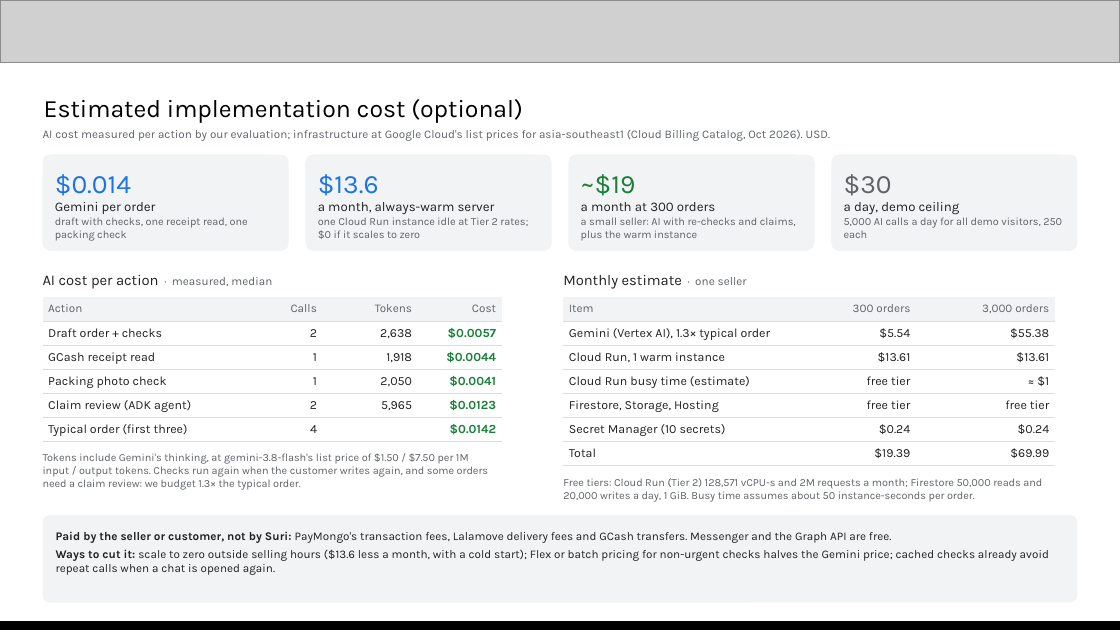
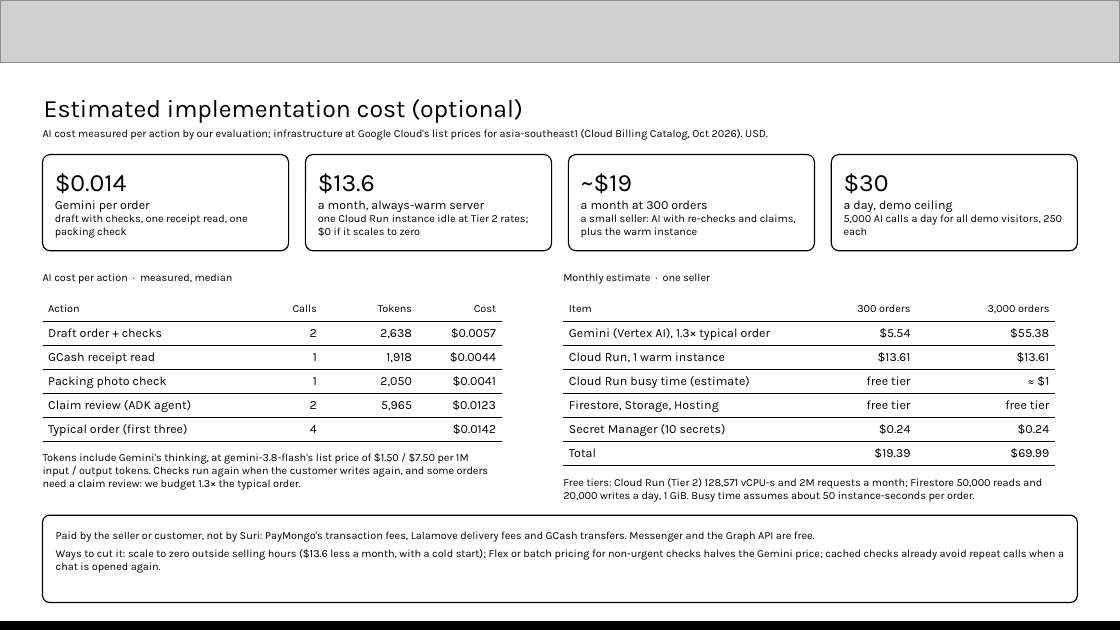
Before and after one commit to kevsoriano/servermaya, a slide deck: slide 10 of docs/Submission Template _ AI Builder Cup.pptx. Drawn at 1120x630 pixels with LibreOffice and Linux fonts; fonts in the diff are those of the drawing; grey boxes stand for pictures. Boxes give left, top, right and bottom in pixels: in the first picture for what was removed or moved away, otherwise in the second. Text is boxed around its words. In the diff, an @@ line names an element or a change of style, - is before the commit and + after.

```diff
--- a/docs/Submission Template _ AI Builder Cup.pptx
+++ b/docs/Submission Template _ AI Builder Cup.pptx
@@ text "AI cost measured per action ..." at <box>43,129,768,140</box>: size 7.5 to 7 pt, text colour #5F6368 to #000000 @@
@@ rounded rectangle "$0.014" at <box>43,155,289,251</box>: size 17 to 16 pt, text colour #1A73E8 to #000000 in "$0.014"; size 8.5 to 8 pt, text colour #202124 to #000000 in "Gemini per order"; text colour #5F6368 to #000000 in "draft with checks, one receipt read, one ..."; fill #F1F3F4 to none; outline none to #000000 0.75 pt @@
@@ rounded rectangle "$13.6" at <box>306,155,552,251</box>: size 17 to 16 pt, text colour #1A73E8 to #000000 in "$13.6"; size 8.5 to 8 pt, text colour #202124 to #000000 in "a month, always-warm server"; text colour #5F6368 to #000000 in "one Cloud Run instance idle at Tier ..."; fill #F1F3F4 to none; outline none to #000000 0.75 pt @@
@@ rounded rectangle "~$19" at <box>569,155,815,251</box>: size 17 to 16 pt, text colour #188038 to #000000 in "~$19"; size 8.5 to 8 pt, text colour #202124 to #000000 in "a month at 300 orders"; text colour #5F6368 to #000000 in "a small seller: AI with re-checks and ..."; fill #F1F3F4 to none; outline none to #000000 0.75 pt @@
@@ rounded rectangle "$30" at <box>831,155,1077,251</box>: size 17 to 16 pt in "$30"; text colour #5F6368 to #000000 in "$30", "5,000 AI calls a day for all ..."; size 8.5 to 8 pt, text colour #202124 to #000000 in "a day, demo ceiling"; fill #F1F3F4 to none; outline none to #000000 0.75 pt @@
@@ text "AI cost per action · ..." at <box>43,273,233,284</box>: size 9.5 to 7 pt, text colour #202124 to #000000 in "AI cost per action"; size 7.5 to 7 pt, text colour #5F6368 to #000000 in "· measured, median" @@
@@ table at <box>43,297,502,630</box> @@
@@ fill #F1F3F4 to none in row 1 @@
@@ fill #FFFFFF to none in 19 cells @@
@@ size 7.5 to 7 pt, text colour #5F6368 to #000000 in "Action", "Calls", "Tokens", "Cost" @@
@@ text colour #202124 to #000000 in "Draft order + checks", "2", "2,638", "GCash receipt read" and 10 more places @@
@@ text colour #188038 to #000000, bold off in "$0.0057", "$0.0044", "$0.0041", "$0.0123" and 1 more places @@
@@ borders changed @@
@@ text "Monthly estimate · one seller" at <box>563,273,710,284</box>: size 9.5 to 7 pt, text colour #202124 to #000000 in "Monthly estimate"; size 7.5 to 7 pt, text colour #5F6368 to #000000 in "· one seller" @@
@@ table at <box>563,297,1055,630</box> @@
@@ fill #F1F3F4 to none in row 1 @@
@@ fill #FFFFFF to none in 18 cells @@
@@ size 7.5 to 7 pt, text colour #5F6368 to #000000 in "Item", "300 orders", "3,000 orders" @@
@@ text colour #202124 to #000000 in "Gemini (Vertex AI), 1.3× typical order", "$5.54", "$55.38", "Cloud Run, 1 warm instance" and 14 more places @@
@@ borders changed @@
@@ text "Tokens include Gemini's thinking, at ..." at <box>43,453,488,490</box>: text colour #5F6368 to #000000 @@
@@ text "Free tiers: Cloud Run (Tier ..." at <box>563,478,1042,502</box>: text colour #5F6368 to #000000 @@
@@ rounded rectangle "Paid by the seller or ..." at <box>43,515,1077,603</box>: size 7.5 to 7 pt, text colour #202124 to #000000; bold off in "Paid by the seller or customer, not ...", "Ways to cut it:"; fill #F1F3F4 to none; outline none to #000000 0.75 pt @@
```
Also in this commit, not shown: 10 other slides changed, 4 other files.
